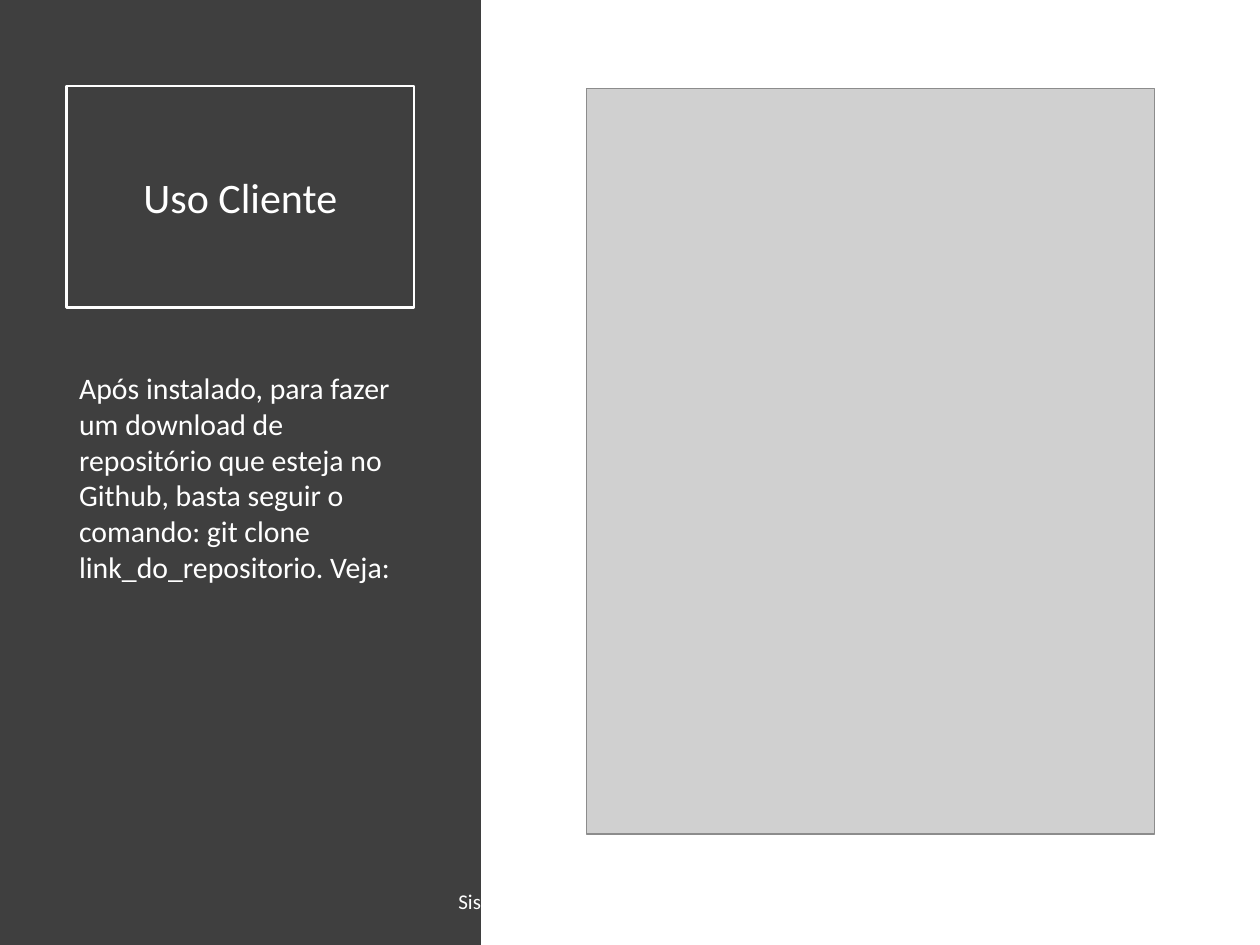
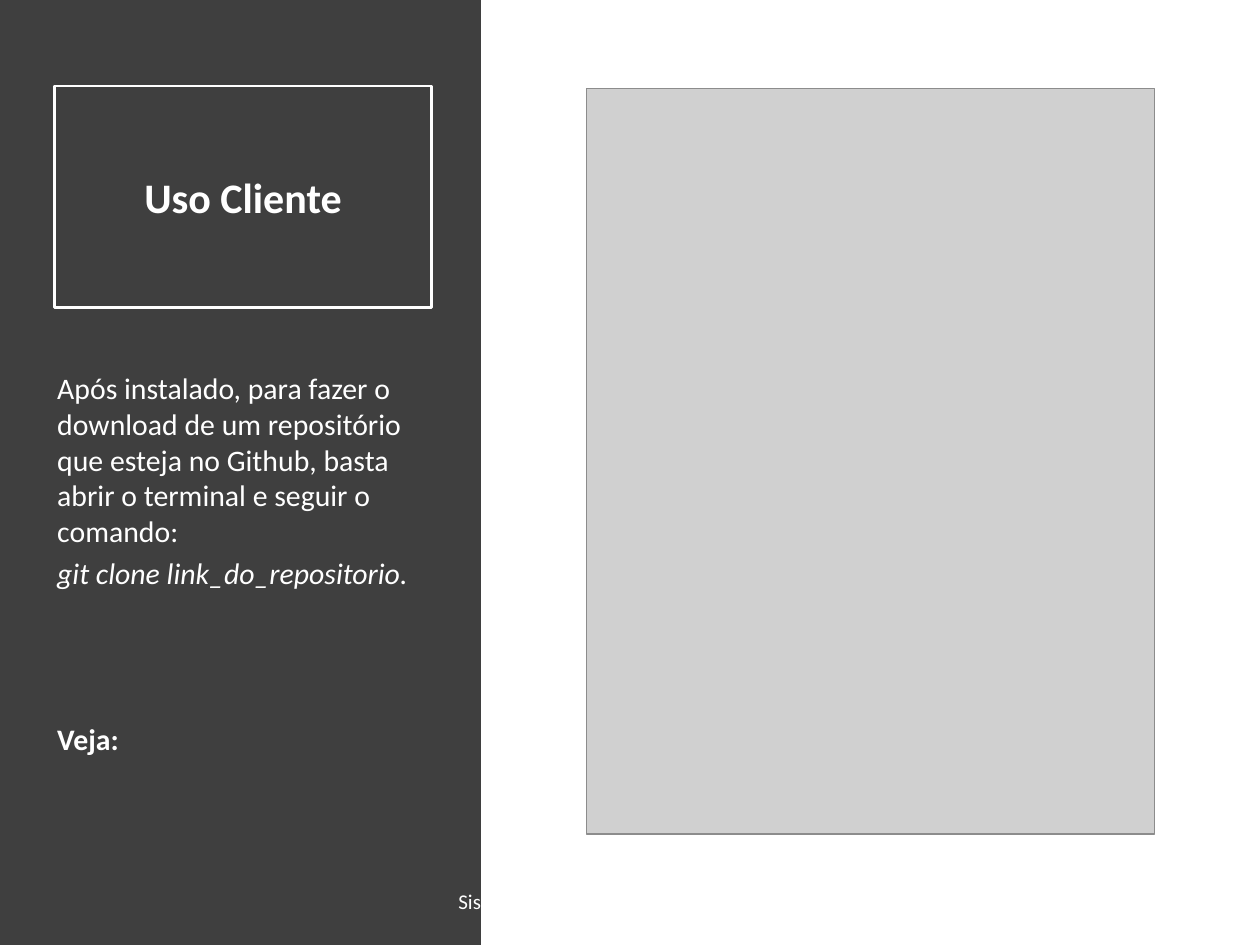
Before and after one commit to FernandoBCAraujo/Apresentacao-Git-e-GitHub, a slide deck: slide 7 of Apresentação Git e GitHub.pptx. Drawn at 1260x945 pixels with LibreOffice and Linux fonts; fonts in the diff are those of the drawing; grey boxes stand for pictures. Boxes give left, top, right and bottom in pixels: in the first picture for what was removed or moved away, otherwise in the second. Text is boxed around its words. In the diff, an @@ line names an element or a change of style, - is before the commit and + after.

```diff
--- a/Apresentação Git e GitHub.pptx
+++ b/Apresentação Git e GitHub.pptx
@@ title "Uso Cliente": place and size @@
-title "Uso Cliente" at bbox=[67, 86, 415, 307]
+title "Uso Cliente" at bbox=[54, 86, 431, 307]
@@ title "Uso Cliente" at bbox=[54, 86, 431, 307]: bold on @@
@@ text at bbox=[57, 378, 408, 755]: text changed @@
-Após instalado, para fazer um download de repositório que esteja no Github, basta seguir o comando: git clone link_do_repositorio. Veja:
+Após instalado, para fazer o download de um repositório que esteja no Github, basta abrir o terminal e seguir o comando:
+git clone link_do_repositorio.
+Veja:
```
Also in this commit, not shown: 6 other slides changed.
